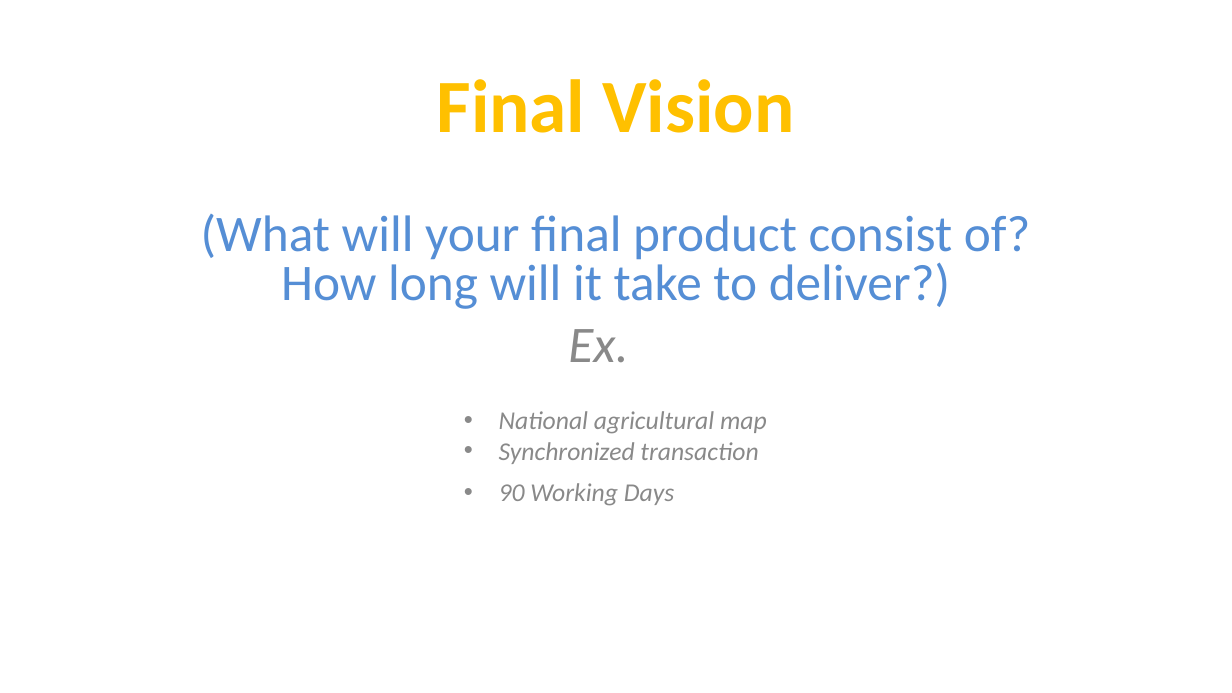
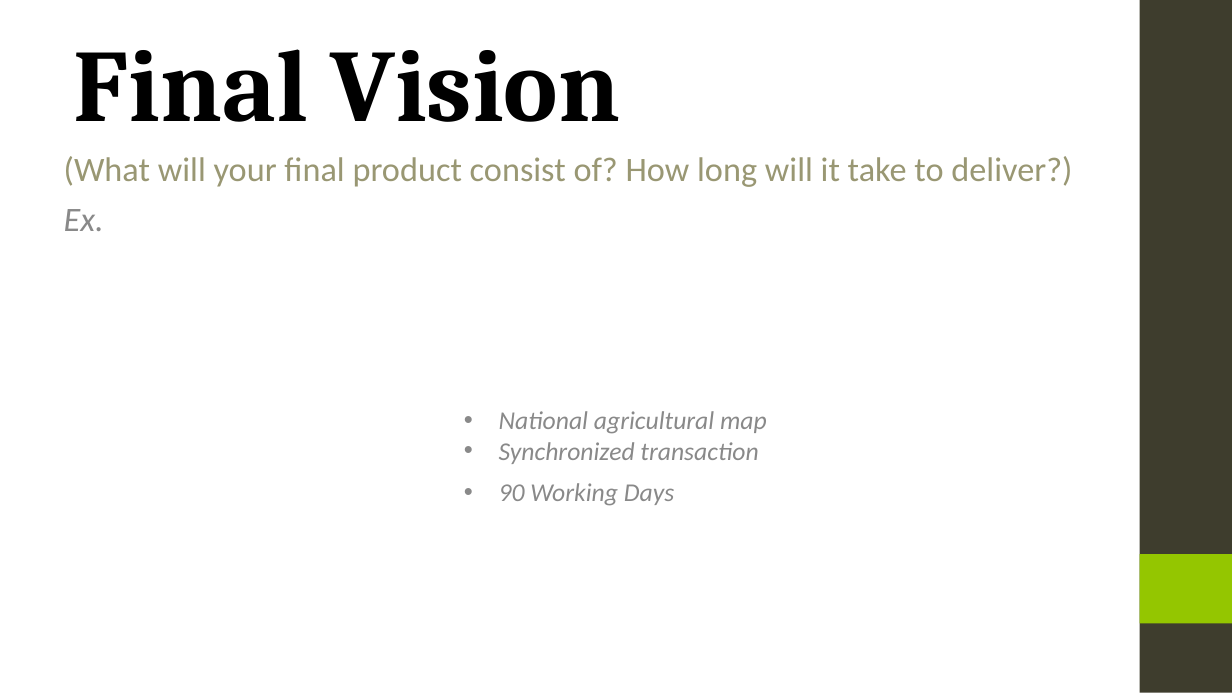
Before and after one commit to ServiceInnovationCamp/Group23, a slide deck: slide 6 of Team 23.ppt. Drawn at 1232x693 pixels with LibreOffice and Linux fonts; fonts in the diff are those of the drawing; background and template pictures are left out. Boxes give left, top, right and bottom in pixels: in the first picture for what was removed or moved away, otherwise in the second. Text is boxed around its words. In the diff, an @@ line names an element or a change of style, - is before the commit and + after.

```diff
--- a/Team 23.ppt
+++ b/Team 23.ppt
@@ title "Final Vision": place and size @@
-title "Final Vision" at [437, 79, 794, 133]
+title "Final Vision" at [74, 49, 620, 122]
@@ title "Final Vision" at [74, 49, 620, 122]: size 44 to 60 pt, font Calibri to Cambria, text colour #FFC000 to #000000; alignment centre to left; vertical alignment middle to bottom @@
@@ rectangle added at [1140, 0, 1232, 693], fill #3E3D2D @@
@@ subtitle "(What will your final product ...": place and size @@
-subtitle "(What will your final product ..." at [201, 214, 1030, 362]
+subtitle "(What will your final product ..." at [64, 156, 1072, 231]
@@ subtitle "(What will your final product ..." at [64, 156, 1072, 231]: size 30 to 20 pt, text colour #558ED5 to #999773; alignment centre to left; line spacing 0.8 to 1; less space between paragraphs @@
@@ rectangle added at [1140, 554, 1232, 623], fill #94C600 @@
```
Also in this commit, not shown: 3 other slides changed, 4 slides added, 4 slides removed.
